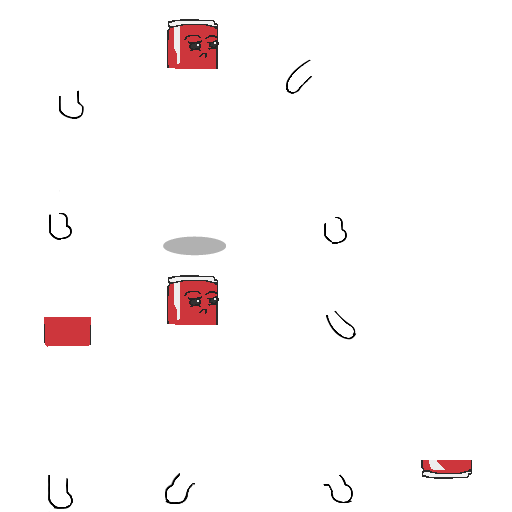
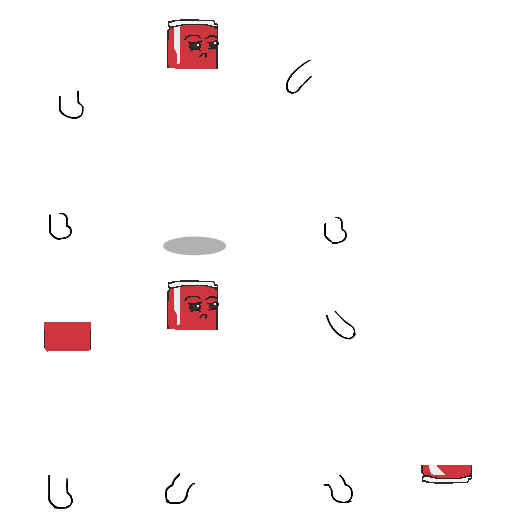
Layer changes from the first 512x512 image to the second:
added layer "fill Copy 3" above "main" over [44, 275, 472, 484]
renamed "fill Copy 2" to "main", hid it over [44, 275, 472, 484]
